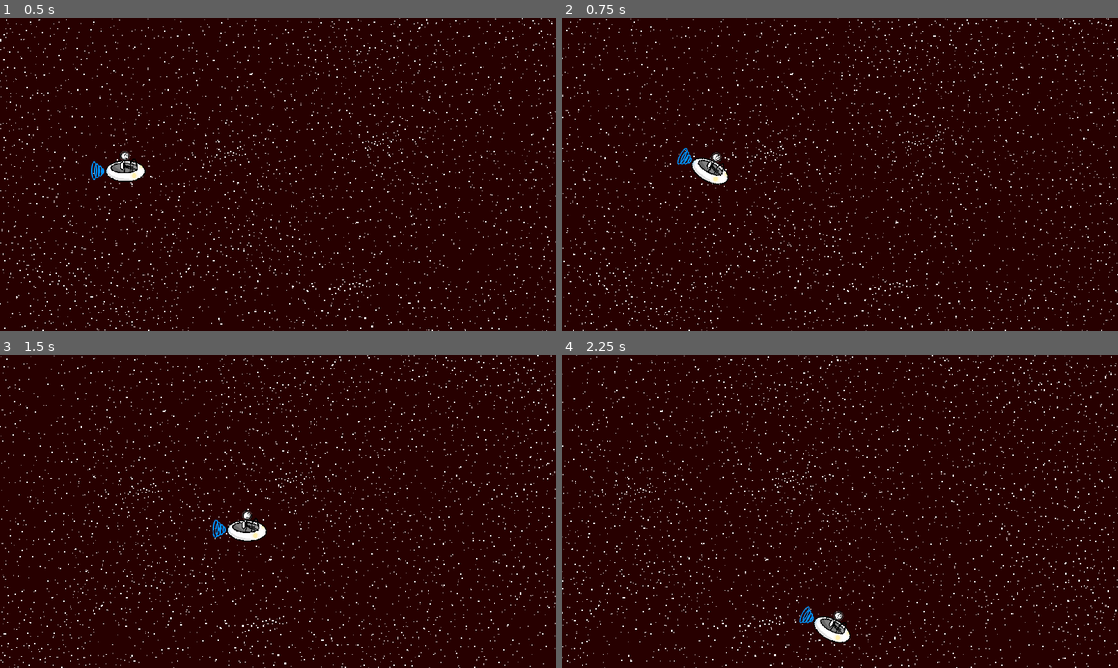
Above: before the commit, frames 1-4 (two rows, left to right).
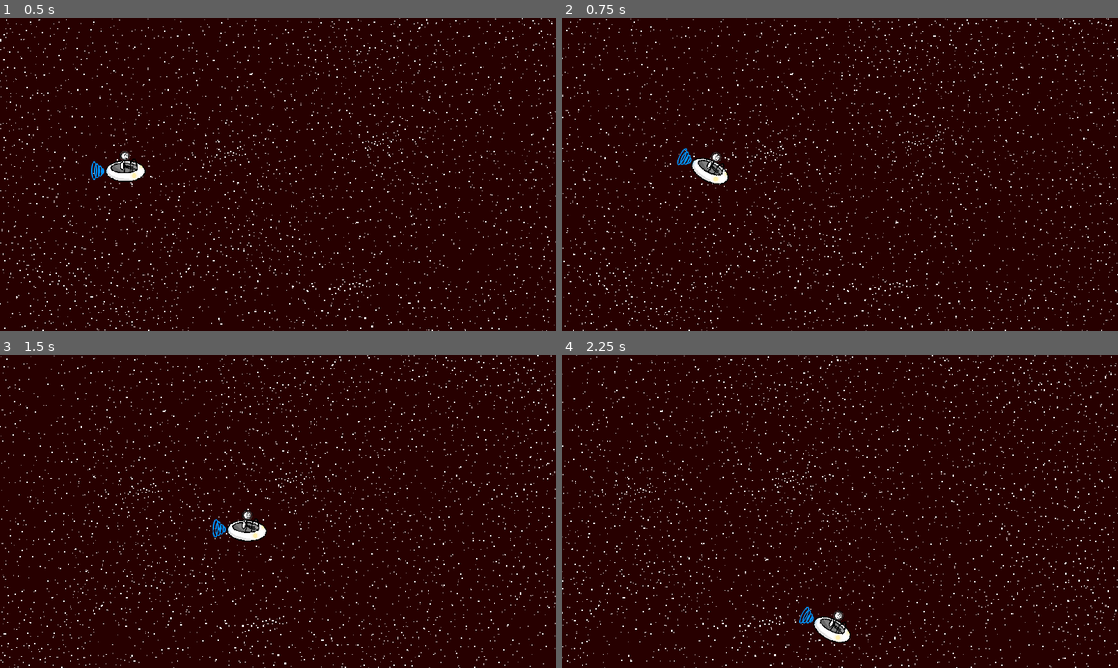
Above: after the commit, the same moments.

Repository: pvini07BR/virus-havoc
Game: Godot game, scene res://scenes/stages/Level1.tscn
Two runs of this game, one before a commit and one after it. Both use one fixed random seed, a clock stepped at 60 frames per second and the inputs below.
Inputs:
- Up to frame 1 (0.5 s): no input
- Up to frame 2 (0.75 s): hold Right (ui_right) from 0.53 s (still down)
- Up to frame 3 (1.5 s): release Right (ui_right) at 1.28 s; hold Down (ui_down) from 1.28 s (still down)
- Up to frame 4 (2.25 s): release Down (ui_down) at 2.03 s; hold Right (ui_right) from 2.03 s (still down)

Frame 1 is identical in both runs. In frame 2, less than 0.1% of the frame differs, in the area x 20-30%, y 41-54%; in frame 3, less than 0.1%, in the area x 38-48%, y 49-60%; in frame 4, less than 0.1%.

Commit message:
vamos lá

Diff:
--- /dev/null
+++ b/src/animations/scenesbg1_scroll.tres
@@ -0,0 +1,31 @@
+[gd_resource type="Animation" format=2]
+
+[resource]
+resource_name = "bg1_scroll"
+length = 8.0
+loop = true
+step = 1.0
+tracks/0/type = "value"
+tracks/0/path = NodePath("background1:rect_position")
+tracks/0/interp = 1
+tracks/0/loop_wrap = true
+tracks/0/imported = false
+tracks/0/enabled = true
+tracks/0/keys = {
+"times": PoolRealArray( 0, 8 ),
+"transitions": PoolRealArray( 1, 1 ),
+"update": 0,
+"values": [ Vector2( 0, 0 ), Vector2( -1281, 0 ) ]
+}
+tracks/1/type = "value"
+tracks/1/path = NodePath("background2:rect_position")
+tracks/1/interp = 1
+tracks/1/loop_wrap = true
+tracks/1/imported = false
+tracks/1/enabled = true
+tracks/1/keys = {
+"times": PoolRealArray( 0, 8 ),
+"transitions": PoolRealArray( 1, 1 ),
+"update": 0,
+"values": [ Vector2( 0, 0 ), Vector2( -2562, 0 ) ]
+}
--- a/src/scenes/GameBackground.tscn
+++ b/src/scenes/GameBackground.tscn
@@ -2,36 +2,7 @@
 
 [ext_resource path="res://assets/images/background.png" type="Texture" id=1]
 [ext_resource path="res://assets/images/background2.png" type="Texture" id=2]
-
-[sub_resource type="Animation" id=1]
-resource_name = "bg1_scroll"
-length = 8.0
-loop = true
-step = 1.0
-tracks/0/type = "value"
-tracks/0/path = NodePath("background1:rect_position")
-tracks/0/interp = 1
-tracks/0/loop_wrap = true
-tracks/0/imported = false
-tracks/0/enabled = true
-tracks/0/keys = {
-"times": PoolRealArray( 0, 8 ),
-"transitions": PoolRealArray( 1, 1 ),
-"update": 0,
-"values": [ Vector2( 0, 0 ), Vector2( -1281, 0 ) ]
-}
-tracks/1/type = "value"
-tracks/1/path = NodePath("background2:rect_position")
-tracks/1/interp = 1
-tracks/1/loop_wrap = true
-tracks/1/imported = false
-tracks/1/enabled = true
-tracks/1/keys = {
-"times": PoolRealArray( 0, 8 ),
-"transitions": PoolRealArray( 1, 1 ),
-"update": 0,
-"values": [ Vector2( 0, 0 ), Vector2( -2562, 0 ) ]
-}
+[ext_resource path="res://animations/scenesbg1_scroll.tres" type="Animation" id=3]
 
 [node name="GameBackground" type="Control"]
 anchor_right = 1.0
@@ -65,4 +36,4 @@
 
 [node name="AnimationPlayer" type="AnimationPlayer" parent="."]
 autoplay = "bg1_scroll"
-anims/bg1_scroll = SubResource( 1 )
+anims/bg1_scroll = ExtResource( 3 )
--- a/src/scripts/Player.gd
+++ b/src/scripts/Player.gd
@@ -10,8 +10,8 @@
     pass # Simplesmente como não tem código, podemos pular.
 
 func _process(delta): # Essa função executa coisas dentro a todo frame. O argumento "delta" é a framerate/velocidade do jogo.
-    var rotacao = move.x * 0.2 # Ele pega o move.x e muliplica por 0.2
-    $col.rotation_degrees = lerp(0, rotacao, 0.5) # Isso fará uma interpolação que fará o nó girar de acordo com a var rotação.
+    var rotacao = move.x * 0.1 # Ele pega o move.x e muliplica por 0.2
+    $col.rotation_degrees = lerp($col.rotation_degrees, rotacao, 0.5) # Isso fará uma interpolação que fará o nó girar de acordo com a var rotação.
 
     var prev_move = move # Essa variável pega o movimento anterior do movimento atual.
     move.y = int(Input.is_action_pressed("ui_down")) - int(Input.is_action_pressed("ui_up"))
